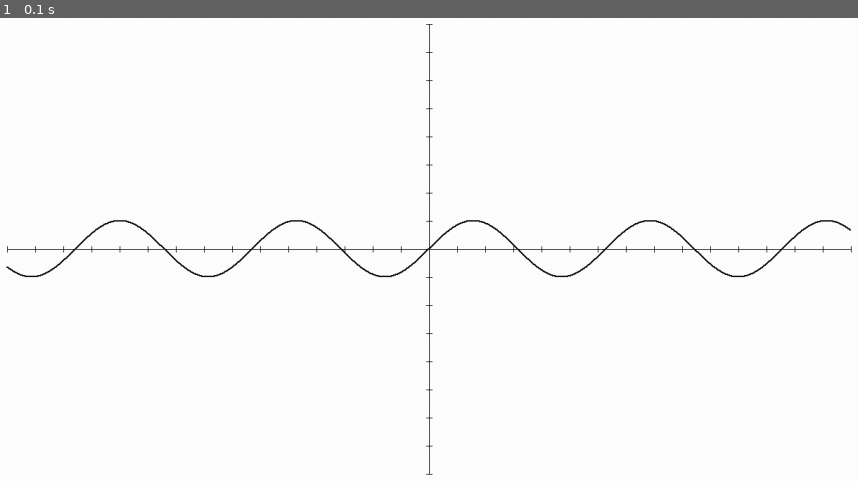
Above: before the commit, frame 1.
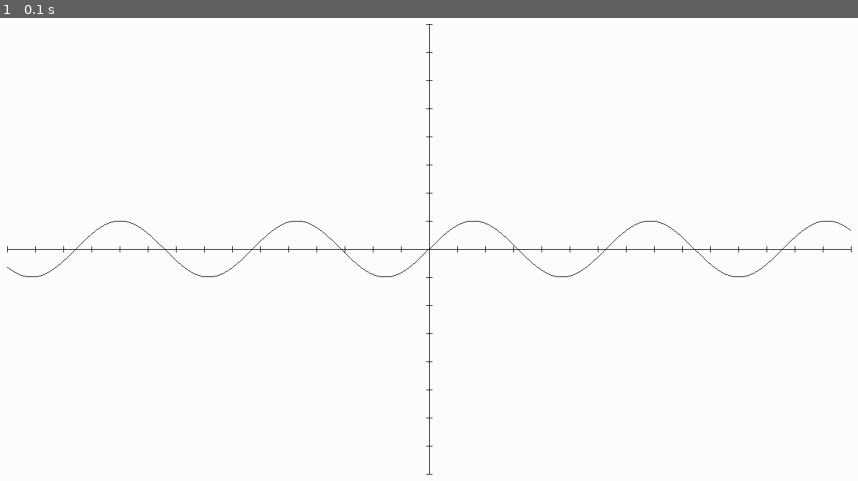
Above: after the commit, the same moment.

Repository: S1riyS/pygame-graph
Game: pygame game, started from run.py
The game is run twice, just before and just after one commit, with the same random seed, the same clock (stepped at 60 frames per second) and the same inputs.
Inputs:
- Up to frame 1 (0.1 s): no input

The runs differ from the first frame. In frame 1, 0.5% of the frame differs, in the area x 0-100%, y 43-56%.

Commit message:
FEATURE:  graph is drawn using lines, instead of dots

Diff:
--- a/main.py
+++ b/main.py
@@ -14,7 +14,7 @@
 
         self.WIDTH = Config.WINDOW_WIDTH
         self.HEIGHT = Config.WINDOW_HEIGHT
-        self.WINDOW_CENTER = Vector2(self.WIDTH // 2, self.HEIGHT // 2)
+        self.GRAPH_CENTER = Vector2(self.WIDTH // 2, self.HEIGHT // 2)
 
         self.screen = pygame.display.set_mode((self.WIDTH, self.HEIGHT))
         self.running = True
@@ -51,18 +51,18 @@
         pygame.draw.line(
             self.screen,
             Config.BLACK,
-            (Config.DIVIDING_STRIPES_OFFSET, self.HEIGHT // 2),
-            (self.WIDTH - Config.DIVIDING_STRIPES_OFFSET, self.HEIGHT // 2)
+            (Config.DIVIDING_STRIPES_OFFSET, self.GRAPH_CENTER.y),
+            (self.WIDTH - Config.DIVIDING_STRIPES_OFFSET, self.GRAPH_CENTER.y)
         )
         pygame.draw.line(
             self.screen,
             Config.BLACK,
-            (self.WIDTH // 2, Config.DIVIDING_STRIPES_OFFSET),
-            (self.WIDTH // 2, self.HEIGHT - Config.DIVIDING_STRIPES_OFFSET)
+            (self.GRAPH_CENTER.x, Config.DIVIDING_STRIPES_OFFSET),
+            (self.GRAPH_CENTER.x, self.HEIGHT - Config.DIVIDING_STRIPES_OFFSET)
         )
 
         # Drawing dividing strips on X axis
-        for strip_x in range(-1, (self.WIDTH - 2 * Config.DIVIDING_STRIPES_OFFSET)):
+        for strip_x in range(-1, (self.WIDTH - 2 * Config.DIVIDING_STRIPES_OFFSET) // self.graph_scale):
             half_width = (self.WIDTH - 2 * Config.DIVIDING_STRIPES_OFFSET) // 2
             strip_x_offset = half_width - self.graph_scale * (half_width // self.graph_scale - 1)
             strip_x_coordinate = Config.DIVIDING_STRIPES_OFFSET + strip_x * self.graph_scale + strip_x_offset
@@ -70,12 +70,12 @@
             pygame.draw.line(
                 self.screen,
                 Config.BLACK,
-                (strip_x_coordinate, self.HEIGHT // 2 - Config.DIVIDING_STRIPES_WIDTH),
-                (strip_x_coordinate, self.HEIGHT // 2 + Config.DIVIDING_STRIPES_WIDTH)
+                (strip_x_coordinate, self.GRAPH_CENTER.y - Config.DIVIDING_STRIPES_WIDTH),
+                (strip_x_coordinate, self.GRAPH_CENTER.y + Config.DIVIDING_STRIPES_WIDTH)
             )
 
         # Drawing dividing strips on Y axis
-        for strip_y in range(-1, (self.HEIGHT - 2 * Config.DIVIDING_STRIPES_OFFSET)):
+        for strip_y in range(-1, (self.HEIGHT - 2 * Config.DIVIDING_STRIPES_OFFSET) // self.graph_scale):
             half_height = (self.HEIGHT - 2 * Config.DIVIDING_STRIPES_OFFSET) // 2
             strip_y_offset = half_height - self.graph_scale * (half_height // self.graph_scale - 1)
             strip_y_coordinate = Config.DIVIDING_STRIPES_OFFSET + strip_y * self.graph_scale + strip_y_offset
@@ -83,15 +83,22 @@
             pygame.draw.line(
                 self.screen,
                 Config.BLACK,
-                (self.WIDTH // 2 - Config.DIVIDING_STRIPES_WIDTH, strip_y_coordinate),
-                (self.WIDTH // 2 + Config.DIVIDING_STRIPES_WIDTH, strip_y_coordinate),
+                (self.GRAPH_CENTER.x - Config.DIVIDING_STRIPES_WIDTH, strip_y_coordinate),
+                (self.GRAPH_CENTER.x + Config.DIVIDING_STRIPES_WIDTH, strip_y_coordinate),
             )
 
     def __draw_function(self, left_x: int = -15, right_x: int = 15) -> None:
         """Draws graph of given function"""
+        previous_dot_position = None
+
         for x in range(left_x * self.graph_scale, right_x * self.graph_scale):
             try:
                 graph_dot_offset = Vector2(x, -self.function(x / self.graph_scale) * self.graph_scale)
-                pygame.draw.circle(self.screen, Config.BLACK, self.WINDOW_CENTER + graph_dot_offset, 1)
+                current_dot_position = self.GRAPH_CENTER + graph_dot_offset
+
+                if previous_dot_position and abs(previous_dot_position.y - current_dot_position.y) < self.HEIGHT:
+                    pygame.draw.line(self.screen, Config.BLACK, previous_dot_position, current_dot_position, 1)
+
+                previous_dot_position = current_dot_position
             except ValueError:
                 pass
